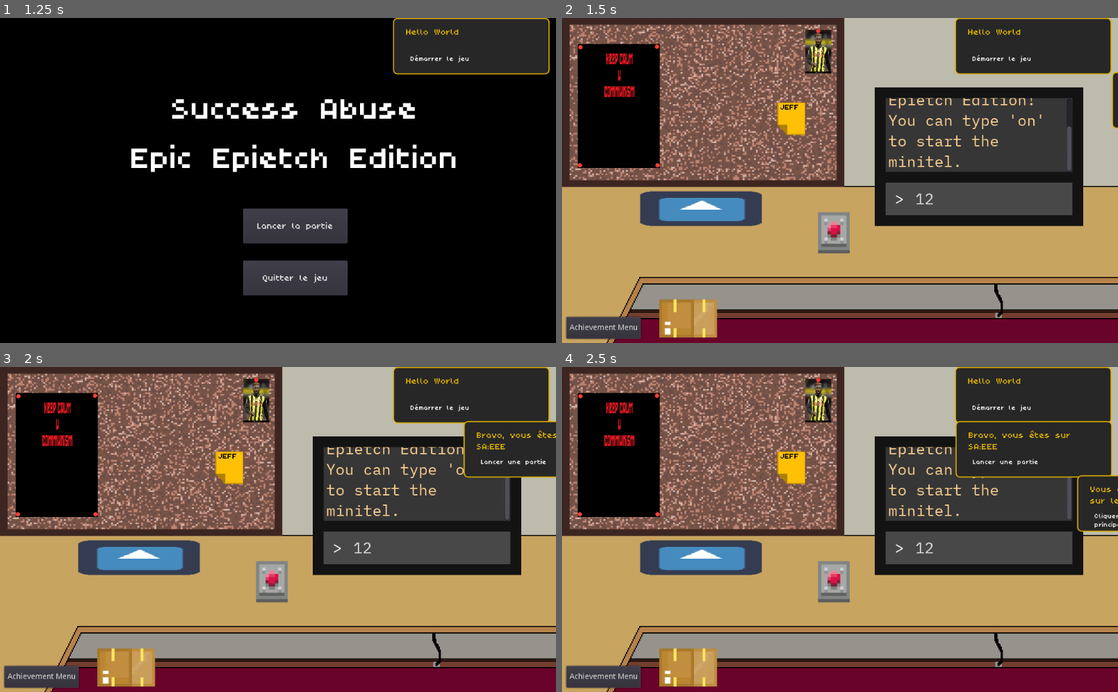
Above: before the commit, frames 1-4 (two rows, left to right).
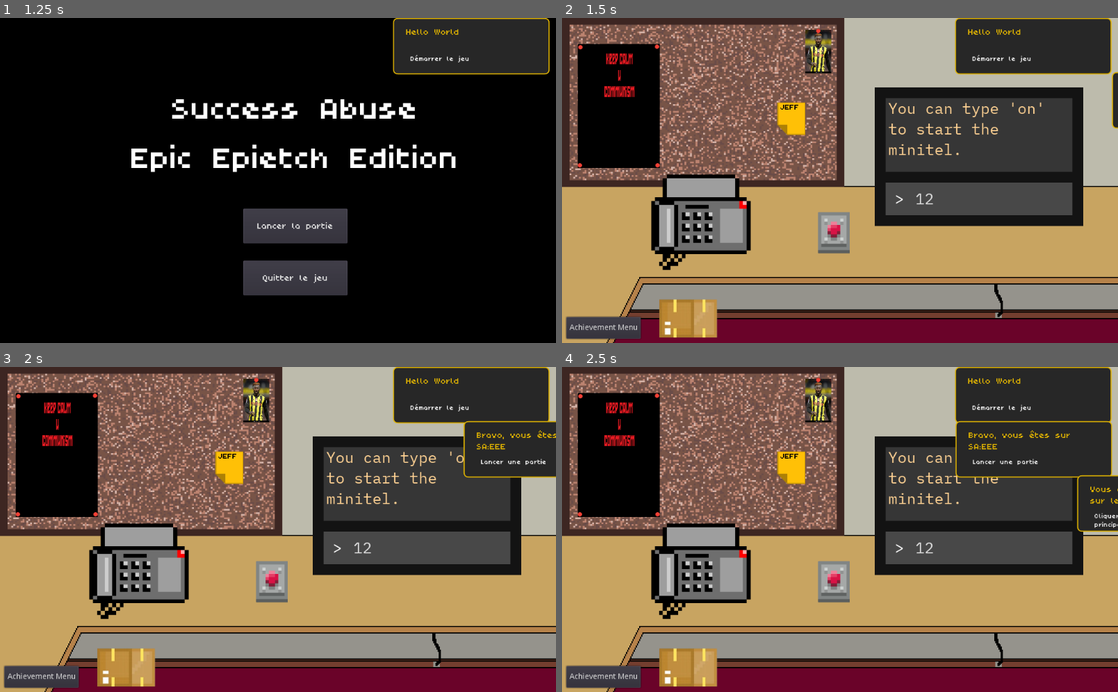
Above: after the commit, the same moments.

Repository: Armindster/success-abuse-epic-epietch-edition
Game: Godot game, scene res://Game/GameScreen.tscn
The game is run twice, just before and just after one commit, with the same random seed, the same clock (stepped at 60 frames per second) and the same inputs. The engine's default icon, where the game draws it, is replaced by a stand-in: a white triangle on a blue panel in a dark square.
Inputs (mouse positions are in pixels of both pictures, inside the frame that each line leads up to):
- Up to frame 1 (1.25 s): click (433, 200) at 0.52 s; type "12" at 0.6 s
- Up to frame 2 (1.5 s): click (834, 232) at 1.27 s
- Up to frame 3 (2 s): no input
- Up to frame 4 (2.5 s): click (834, 581) at 2.02 s

Frame 1 is identical in both runs. In frame 2, 6.2% of the frame differs, in the area x 14-92%, y 24-78%; in frame 3, 6.1%; in frame 4, 5.8%.

Commit message:
add more asset and a little surprise !

Diff:
--- a/Fax/Fax.tscn
+++ b/Fax/Fax.tscn
@@ -1,6 +1,6 @@
 [gd_scene load_steps=4 format=2]
 
-[ext_resource path="res://icon.png" type="Texture" id=1]
+[ext_resource path="res://Fax/kisspng-paper-business-sina-5b315deb93d646.7376655115299619636056(1).png" type="Texture" id=1]
 [ext_resource path="res://Fax/Fax.gd" type="Script" id=2]
 
 [sub_resource type="RectangleShape2D" id=1]
@@ -18,6 +18,7 @@
 shape = SubResource( 1 )
 
 [node name="Sprite" type="Sprite" parent="Area2D"]
+scale = Vector2( 0.15, 0.15 )
 texture = ExtResource( 1 )
 
 [node name="Timer" type="Timer" parent="."]
--- a/Fax/Telefax.tscn
+++ b/Fax/Telefax.tscn
@@ -1,14 +1,14 @@
 [gd_scene load_steps=3 format=2]
 
 [ext_resource path="res://Fax/Telefax.gd" type="Script" id=1]
-[ext_resource path="res://icon.png" type="Texture" id=2]
+[ext_resource path="res://Fax/b3ff3db7143306e4799ea5c56e6b2583.png" type="Texture" id=2]
 
 [node name="Telefax" type="Node2D"]
 script = ExtResource( 1 )
 
 [node name="Sprite" type="Sprite" parent="."]
 position = Vector2( 1.52588e-05, 0 )
-scale = Vector2( 3.5, 1 )
+scale = Vector2( 0.75, 0.75 )
 texture = ExtResource( 2 )
 
 [node name="Timer" type="Timer" parent="."]
--- a/Minitel/CommandProcessor.gd
+++ b/Minitel/CommandProcessor.gd
@@ -211,7 +211,7 @@
 		emit_signal("usul")
 		achiUsul = false
 	return PoolStringArray([
-		Types.wrap_location_text(" Usul ")
+		Types.wrap_location_text(" Hey Usul ! I'm sending you this message to tell you that I'm a big fan of your work! You're a little too left for me but it does not matter! ")
 	]).join("\n")
 
 func gorille() -> String:
@@ -219,7 +219,7 @@
 		emit_signal("gorille")
 		achiGorille = false
 	return PoolStringArray([
-		Types.wrap_location_text(" Gorille ")
+		Types.wrap_location_text(" MONKEY FLIP LETS GOOOOOOOOO ")
 	]).join("\n")
 
 func fanta() -> String:
@@ -227,7 +227,7 @@
 		emit_signal("fanta")
 		achiFanta = false
 	return PoolStringArray([
-		Types.wrap_location_text(" Fanta ")
+		Types.wrap_location_text(" Hello Fanta! I saw what you told me about recently... \"Bitcoin\" right? Honestly I think it's a waste of time, we should focus on something else. Like coal! This is the energy of the FUTURE! ")
 	]).join("\n")
 
 func veronique() -> String:
@@ -235,7 +235,7 @@
 		emit_signal("veronique")
 		achiVero = false
 	return PoolStringArray([
-		Types.wrap_location_text(" Véronique ")
+		Types.wrap_location_text(" Your music is not good. ")
 	]).join("\n")
 
 func monique() -> String:
@@ -243,7 +243,7 @@
 		emit_signal("monique")
 		achiMonique = false
 	return PoolStringArray([
-		Types.wrap_location_text(" Monique ")
+		Types.wrap_location_text(" NO MONIQUE WE WILL NOT F*** TOGETHER! ")
 	]).join("\n")
 
 func briag() -> String:
@@ -251,7 +251,7 @@
 		emit_signal("briag")
 		achiBriag = false
 	return PoolStringArray([
-		Types.wrap_location_text(" A été pris à Keimyung ")
+		Types.wrap_location_text(" Damn man! I can't believe you got caught in Keimyung! I'm so happy for you! Remember to bring me back a souvenir! ")
 	]).join("\n")
 
 func malo() -> String:
@@ -259,7 +259,7 @@
 		emit_signal("malo")
 		achiMalo = false
 	return PoolStringArray([
-		Types.wrap_location_text(" A eu grade A au DevOps ")
+		Types.wrap_location_text(" Dude there is a friend of mine, Axel, who lost his goldfish... do you know where he is? ")
 	]).join("\n")
 
 func noe() -> String:
@@ -267,7 +267,7 @@
 		emit_signal("noe")
 		achiNoe = false
 	return PoolStringArray([
-		Types.wrap_location_text(" A un chien et un chat ")
+		Types.wrap_location_text(" Hey ! Just to tell you that working with you has been a great experience! Not sure we have the opportunity to work together again but if the opportunity arises, count on me! ")
 	]).join("\n")
 
 func felix() -> String:
@@ -275,7 +275,7 @@
 		emit_signal("felix")
 		achiFelix = false
 	return PoolStringArray([
-		Types.wrap_location_text(" A crée EPIETCH ")
+		Types.wrap_location_text(" You'll never guess what I found in an old box! Roboraptor! And the best part is that it still works! ")
 	]).join("\n")
 
 func help() -> String:
--- a/Minitel/Minitel.tscn
+++ b/Minitel/Minitel.tscn
@@ -27,7 +27,7 @@
 var Types = load(\"res://Minitel/globals/Types.gd\").new()
 
 func _ready() -> void:
-	game_info.create_response(Types.wrap_system_text(\"Welcome to Success Abuse : Epic Epietch Edition! You can type 'on' to start the minitel.\"))
+	game_info.create_response(Types.wrap_system_text(\"You can type 'on' to start the minitel.\"))
 
 func _on_Input_text_entered(new_text: String) -> void:
 	if new_text.empty():
Binary file added: Fax/b3ff3db7143306e4799ea5c56e6b2583.png
Not shown, added: Fax/b3ff3db7143306e4799ea5c56e6b2583.png.import
Binary file added: Fax/kisspng-paper-business-sina-5b315deb93d646.7376655115299619636056(1).png
Not shown, added: Fax/kisspng-paper-business-sina-5b315deb93d646.7376655115299619636056(1).png.import
